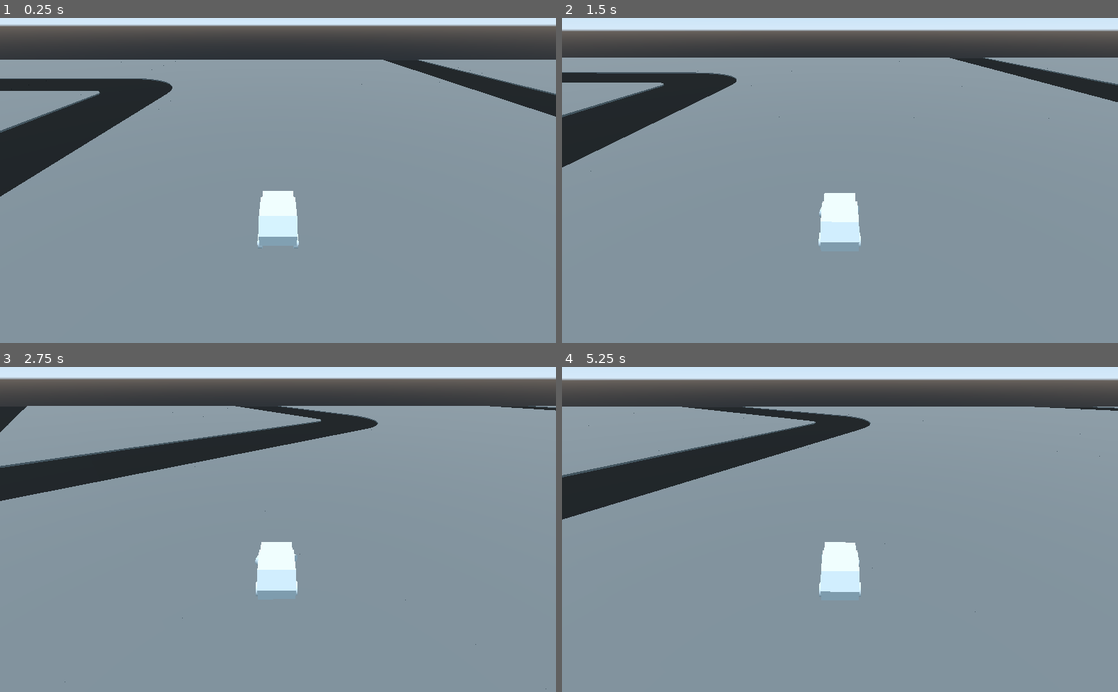
Above: before the commit, frames 1-4 (two rows, left to right).
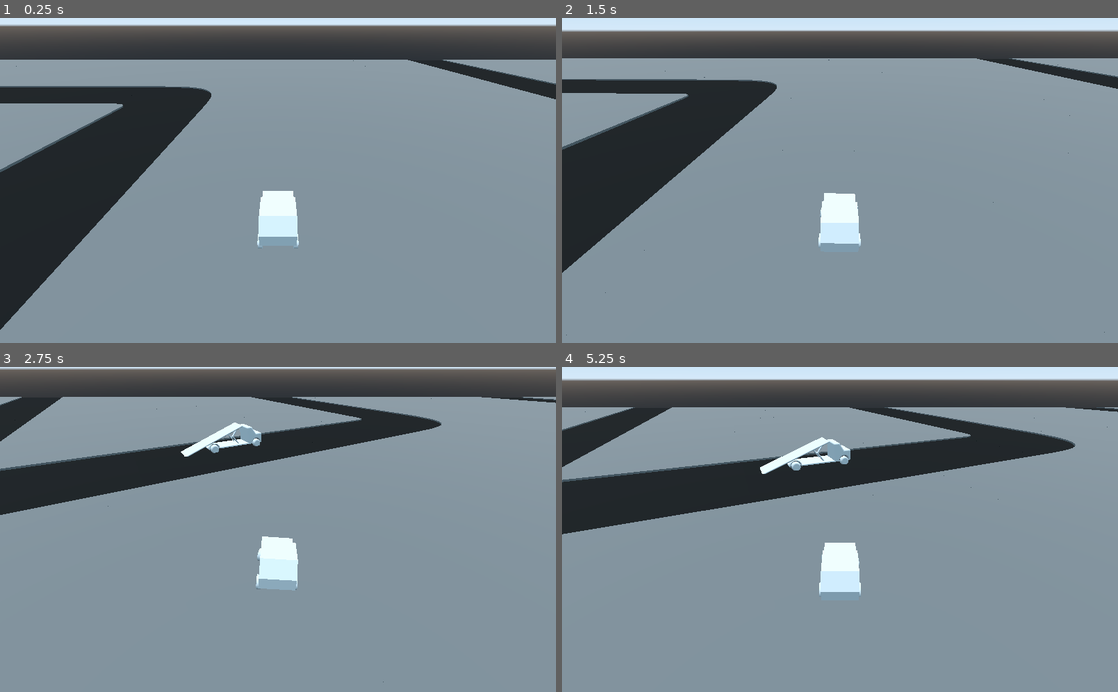
Above: after the commit, the same moments.

Repository: magnetenstad/tenstgamejam
Game: Godot game, scene res://Main.tscn
Same seed, same stepped clock (60 frames per second), same inputs: the game is played once before the commit and once after it.
Inputs:
- Up to frame 1 (0.25 s): no input
- Up to frame 2 (1.5 s): hold Right (ui_right) 0.53-1.28 s; hold Down (ui_down) from 1.28 s (still down)
- Up to frame 3 (2.75 s): release Down (ui_down) at 2.03 s; hold Right (ui_right) from 2.03 s (still down)
- Up to frame 4 (5.25 s): release Right (ui_right) at 2.78 s; hold Up (ui_up) 2.78-3.53 s; hold Left (ui_left) 3.53-5.03 s; hold Down (ui_down) from 5.03 s (still down)

The runs differ from the first frame. In frame 1, 15% of the frame differs, in the area x 0-100%, y 12-96%; in frame 2, 13%; in frame 3, 13%; in frame 4, 15%, in the area x 0-100%, y 3-76%.

Commit message:
Change road curve and add trailer

Diff:
--- a/Main.tscn
+++ b/Main.tscn
@@ -1,7 +1,8 @@
-[gd_scene load_steps=4 format=2]
+[gd_scene load_steps=5 format=2]
 
 [ext_resource path="res://Vehicle.tscn" type="PackedScene" id=1]
 [ext_resource path="res://Player.gd" type="Script" id=2]
+[ext_resource path="res://environment/Ramp_truck.tscn" type="PackedScene" id=3]
 [ext_resource path="res://Main.gd" type="Script" id=5]
 
 [node name="Main" type="Spatial"]
@@ -14,3 +15,6 @@
 [node name="Player" parent="." instance=ExtResource( 1 )]
 transform = Transform( 1, 0, 0, 0, 1, 0, 0, 0, 1, 0, 2.81208, 0 )
 script = ExtResource( 2 )
+
+[node name="Node" parent="." instance=ExtResource( 3 )]
+transform = Transform( 1, 0, 0, 0, 1, 0, 0, 0, 1, 22.0745, 0.415737, 0 )
--- a/Map.gd
+++ b/Map.gd
@@ -2,11 +2,11 @@
 
 class_name Map
 
-onready var mes0 = load("res://assets/Street_0.obj")
-onready var mes1 = load("res://assets/Street_1.obj")
-onready var mes2 = load("res://assets/Street_2.obj")
-onready var mes3 = load("res://assets/Street_3.obj")
-onready var mes4 = load("res://assets/Street_4.obj")
+onready var no_road = load("res://assets/No_road.obj")
+onready var straight = load("res://assets/Straight.obj")
+onready var turn = load("res://assets/Turn.obj")
+onready var t_intersection = load("res://assets/T_intersection.obj")
+onready var x_intersection = load("res://assets/X_intersection.obj")
 onready var mat0 = load("res://assets/materials/asphalt.tres")
 onready var mat1 = load("res://assets/materials/curb.tres")
 onready var road_map = load("res://assets/road_map.png")
@@ -17,27 +17,27 @@
 	0 : [0, 0],
 	1 : [0, 0],
 	2 : [0, 0],
-	3 : [2, 1],
+	3 : [2, 2],
 	4 : [0, 0],
 	5 : [1, 1],
-	6 : [2, 2],
-	7 : [3, 1],
+	6 : [2, 3],
+	7 : [3, 3],
 	8 : [0, 0],
-	9 : [2, 0],
+	9 : [2, 1],
 	10 : [1, 0],
-	11 : [3, 0],
-	12 : [2, 3],
-	13 : [3, 3],
-	14 : [3, 2],
+	11 : [3, 2],
+	12 : [2, 0],
+	13 : [3, 1],
+	14 : [3, 0],
 	15 : [4, 0]
 }
 
 onready var meshes = [
-	[mes0, [mat1]],
-	[mes1, [mat0, mat1]],
-	[mes2, [mat0, mat1]],
-	[mes3, [mat0, mat1]],
-	[mes4, [mat0, mat1]]
+	[no_road, [mat1]],
+	[straight, [mat0, mat1]],
+	[turn, [mat1, mat0]],
+	[t_intersection, [mat0, mat1]],
+	[x_intersection, [mat0, mat1]]
 ]
 
 
@@ -71,7 +71,6 @@
 			var r = type_and_orientation[1]
 			var phi = r * PI / 2
 			tile.transform.basis = tile.transform.basis.rotated(Vector3(0, 1, 0), phi)
-			tile.transform = tile.transform.translated(Vector3(- int(r == 2 or r == 1) * tile_size, 0, - int(r == 3 or r == 2) * tile_size))
 			add_child(tile)
 
 func _ready():
--- a/Player.gd
+++ b/Player.gd
@@ -3,10 +3,10 @@
 func _vehicle_process(delta):
 	._vehicle_process(delta)
 	if Input.is_action_pressed("ui_up"):
-		set_engine_force(200)
+		set_engine_force(500)
 	if Input.is_action_pressed("ui_down"):
-		set_engine_force(-200)
+		set_engine_force(-500)
 	if Input.is_action_pressed("ui_left"):
-		set_steering(min(PI/4, get_steering() + 0.01))
+		set_steering(min(PI/4, get_steering() + 0.005))
 	if Input.is_action_pressed("ui_right"):
-		set_steering(max(-PI/4, get_steering() - 0.01))
+		set_steering(max(-PI/4, get_steering() - 0.005))
--- /dev/null
+++ b/assets/asset_dimensions/parameters.csv
@@ -0,0 +1,5 @@
+tile_size,mm,7 mm
+tile_t,mm,1 mm
+curb_t,mm,0.25 mm
+road_w,mm,5 mm
+curb_w,mm,( tile_size - road_w ) / 2
--- /dev/null
+++ b/environment/Ramp_truck.tscn
@@ -0,0 +1,88 @@
+[gd_scene load_steps=15 format=2]
+
+[ext_resource path="res://assets/Truck.obj" type="ArrayMesh" id=1]
+
+[sub_resource type="ConvexPolygonShape" id=1]
+points = PoolVector3Array( 0.741008, 0.518165, -6.5604, 0.741008, 0.518165, -6.48331, 0.741008, 0.749478, -5.78966, 0.741008, 0.826507, -6.5604, 0.741008, 0.903626, -6.48331, 0.741008, 0.903626, -5.40395, 0.741008, 0.980745, -6.25202, 0.741008, 0.980745, -5.40395, 1.82057, 0.518165, -6.5604, 1.82057, 0.518165, -6.48331, 1.82057, 0.749478, -5.78966, 1.82057, 0.826507, -6.5604, 1.82057, 0.903626, -6.48331, 1.82057, 0.903626, -5.40395, 1.82057, 0.980745, -6.25202, 1.82057, 0.980745, -5.40395 )
+
+[sub_resource type="ConvexPolygonShape" id=2]
+points = PoolVector3Array( 0.427864, 0.991291, -5.39831, 0.432561, 0.441114, -4.63302, 0.432561, 0.518211, -6.56063, 0.432561, 0.826461, -4.94152, 0.432561, 0.903558, -6.48327, 0.432561, 0.980722, -6.25194, 0.437253, 0.297407, -4.66234, 0.446171, 0.317471, -6.33467, 0.509726, 0.286853, -6.4061, 0.509726, 0.595307, -4.7102, 0.509726, 0.903558, -5.09568, 0.58677, 0.286853, -4.63302, 0.663844, 0.286853, -6.25194, 0.663844, 0.286853, -4.78737, 0.663844, 0.595307, -4.86435, 0.740978, 0.518211, -6.56063, 0.740978, 0.903558, -6.48327, 0.740978, 0.980722, -6.25194, 0.745676, 0.991291, -5.39831 )
+
+[sub_resource type="ConvexPolygonShape" id=3]
+points = PoolVector3Array( 0.432561, -0.021662, -6.4064, 0.432561, -0.021662, -4.4788, 0.432561, 0.20962, -4.4788, 0.432561, 0.286755, -4.55597, 0.485813, 0.274921, -6.33244, 0.587026, 0.286755, -6.4064, 0.664055, 0.286755, -4.71013, 1.82044, -0.021662, -6.4064, 1.82044, -0.021662, -4.4788, 1.82044, 0.20962, -6.4064, 1.82044, 0.20962, -4.4788 )
+
+[sub_resource type="ConvexPolygonShape" id=4]
+points = PoolVector3Array( 1.78567, 0.993008, -5.39348, 1.82057, 0.518203, -6.56063, 1.82057, 0.518203, -6.48327, 1.82057, 0.749418, -5.78927, 1.82057, 0.903596, -6.48327, 1.82057, 0.98079, -6.25194, 2.36041, 0.441008, -4.7873, 2.43771, 0.441008, -6.32929, 2.43771, 0.518203, -4.70995, 2.51485, 0.595292, -4.70995, 2.51485, 0.826507, -4.94128, 2.89996, 0.595292, -4.70995, 2.89996, 0.903596, -5.09563, 2.97725, 0.518203, -6.56063, 2.97725, 0.518203, -4.70995, 2.97725, 0.826507, -5.01863, 2.97725, 0.903596, -6.48327, 2.97725, 0.98079, -5.40395, 3.05424, 0.595292, -6.56063, 3.05424, 0.826507, -6.56063, 3.05424, 0.98079, -6.17495, 3.05424, 0.98079, -5.48131, 3.28551, 0.441008, -5.86662, 3.28551, 0.441008, -5.09563, 3.28551, 0.518203, -5.09563, 3.28551, 0.595292, -5.24997, 3.36281, 0.518203, -5.71228, 3.36281, 0.518203, -5.32696 )
+
+[sub_resource type="ConvexPolygonShape" id=5]
+points = PoolVector3Array( 1.82057, -0.0217526, -6.4064, 1.82057, -0.0217526, -4.4788, 1.84439, 0.2, -4.50857, 1.87467, 0.187893, -6.33879, 2.36041, 0.440903, -6.25187, 2.36041, 0.440903, -4.71013, 2.43771, 0.440903, -4.63314, 2.66853, -0.63845, -5.71223, 2.66853, -0.63845, -5.24995, 2.66853, -0.561323, -5.86639, 2.66853, -0.561323, -5.0958, 2.87164, 0.321283, -6.31786, 2.92885, 0.373162, -4.73475, 2.94099, 0.390152, -6.24568, 2.97725, -0.0217526, -6.4064, 3.05424, -0.0217526, -4.4788, 3.05424, 0.209522, -4.4788, 3.20852, -0.561323, -5.0958, 3.27471, 0.242617, -5.06706, 3.27499, 0.379446, -5.81813, 3.2758, -0.235528, -5.06647, 3.27746, 0.175399, -5.95657, 3.27924, 0.382417, -5.20202, 3.28551, -0.561323, -5.86639 )
+
+[sub_resource type="ConvexPolygonShape" id=11]
+points = PoolVector3Array( -0.0301089, 1.98335, -2.47371, -0.0301089, 1.98335, -2.39653, -0.0301089, 2.29183, -2.47371, -0.0301089, 2.52289, -0.85436, -0.0301089, 2.90839, -0.700197, 0.047184, 2.36895, -2.39653, 0.047184, 2.60001, -0.623025, 0.047184, 2.75425, -1.31721, 0.047184, 2.90839, -0.85436, 0.047184, 2.90839, -0.623025, 0.35545, 1.90613, -1.62536, 0.432743, 1.90613, -2.01085, 2.59151, 1.90613, -2.01085, 2.59151, 1.90613, -1.62536, 2.97707, 1.98335, -2.47371, 2.97707, 2.36895, -2.39653, 2.97707, 2.60001, -0.623025, 2.97707, 2.75425, -1.31721, 2.97707, 2.90839, -0.85436, 2.97707, 2.90839, -0.623025, 3.05436, 2.06047, -2.24237, 3.05436, 2.29183, -2.47371, 3.05436, 2.60001, -0.700197, 3.05436, 2.83137, -0.931713 )
+
+[sub_resource type="ConvexPolygonShape" id=12]
+points = PoolVector3Array( -0.0301089, -0.021662, -4.47861, -0.0301089, -0.021662, -0.0832429, -0.0301089, 0.20962, -4.47861, -0.0301089, 0.20962, -0.0832429, 0.35545, 0.286755, -1.62567, 2.59151, 0.286755, -1.62567, 2.6688, 0.286755, -1.54908, 3.05436, -0.021662, -4.47861, 3.05436, -0.021662, -0.0832429, 3.05436, 0.20962, -4.47861, 3.05436, 0.20962, -0.0832429 )
+
+[sub_resource type="ConvexPolygonShape" id=13]
+points = PoolVector3Array( -0.0301089, -0.638556, -9.799, -0.0301089, -0.407085, -10.0307, -0.0301089, -0.330071, -9.95287, -0.0301089, 0.440925, -6.71552, -0.0301089, 0.518082, -7.56366, -0.0301089, 0.518082, -6.56063, -0.0301089, 0.826567, -6.56063, 0.047184, -0.638556, -9.72156, 0.047184, -0.484242, -9.25927, 0.047184, -0.175757, -9.56735, 0.047184, 0.286755, -7.10104, 0.047184, 0.672253, -7.1778, 0.047184, 0.826567, -6.71552, 0.136616, -0.593834, -9.92474, 2.88763, -0.593834, -9.92474, 2.97707, -0.638556, -9.72156, 2.97707, -0.484242, -9.25927, 2.97707, -0.407085, -10.0307, 2.97707, -0.330071, -9.95287, 2.97707, -0.175757, -9.56735, 2.97707, 0.286755, -7.10104, 2.97707, 0.440925, -6.71552, 2.97707, 0.672253, -7.1778, 2.97707, 0.826567, -6.71552, 3.05436, -0.638556, -9.87611, 3.05436, -0.330071, -9.87611, 3.05436, 0.518082, -6.56063, 3.05436, 0.826567, -6.56063 )
+
+[sub_resource type="ConvexPolygonShape" id=14]
+points = PoolVector3Array( 1.41068, 0.697527, 1.48125, 1.51213, -0.0215413, 2.15286, 1.52958, 1.5, 1.54565, 1.57386, 1.44834, 2.43305, 1.59577, 1.35262, 2.49315, 1.62194, 0.0333642, 2.41101, 1.62798, 0.103849, 2.47571, 2.66851, -0.638345, 1.5362, 2.66851, -0.638345, 1.76756, 2.66851, -0.561218, 1.9218, 2.90394, 0.107747, 2.47064, 2.91985, 1.4061, 2.41645, 2.93883, 1.44406, 1.57163, 2.97698, 1.36611, 2.53846, 2.99442, 1.3462, 1.58472, 3.05415, 1.36611, 2.46134, 3.2083, -0.638345, 1.76756, 3.2083, -0.484091, 1.99892, 3.21873, -0.553425, 1.57563, 3.25903, 0.509326, 1.59222, 3.28546, -0.561218, 1.84468, 3.28546, -0.329837, 2.07574, 3.29672, -0.418368, 1.5718, 3.36245, 0.209839, 1.99892, 3.36245, 0.364093, 1.9218, 3.36245, 0.517924, 1.69044 )
+
+[sub_resource type="ConvexPolygonShape" id=15]
+points = PoolVector3Array( -0.338556, -0.329837, 1.99892, -0.338556, -0.175584, 2.07574, -0.338556, 0.364093, 1.99892, -0.338556, 0.517924, 1.76756, -0.274442, -0.491776, 1.57092, -0.259451, 0.511348, 1.57904, -0.204367, -0.565787, 1.56989, -0.184212, -0.561218, 1.9218, -0.184212, -0.406964, 2.07574, 0.0135277, 1.37243, 1.5716, 0.0392206, 1.33069, 2.41372, 0.0783601, 1.45823, 1.56505, 0.0974212, 1.42009, 2.42195, 0.112361, 1.32238, 2.47803, 0.114859, 0.103849, 2.47571, 0.355631, -0.638345, 1.5362, 0.355631, -0.638345, 1.76756, 0.355631, -0.561218, 1.9218, 1.39625, 0.103849, 2.47571, 1.40229, 0.0333642, 2.41101, 1.42846, 1.35262, 2.49315, 1.45038, 1.44834, 2.43305, 1.49467, 1.5, 1.54565, 1.51213, -0.0215413, 2.15286, 1.6136, 0.697527, 1.48125 )
+
+[sub_resource type="ConvexPolygonShape" id=16]
+points = PoolVector3Array( 1.73273, 0.2, -0.0936576, 1.74346, -0.0214657, 0.841894, 1.74346, 2.3686, 0.99611, 1.76149, 0, -0.0648946, 1.78531, 2.4413, 0.835933, 1.79614, 2.42015, 0.0417715, 1.81002, 1.54353, 1.46955, 1.81307, 0.69558, 1.46649, 2.6686, -0.638556, 1.22751, 2.6686, -0.638556, 1.5361, 2.74578, 2.29154, 1.0733, 2.86742, 1.53587, 1.46009, 2.87427, 2.40581, 0.0484145, 2.92939, 1.59246, 1.3765, 2.93455, 2.36468, 0.830344, 2.99552, 2.26961, 0.760383, 3, 0.0827731, 0.00463535, 3.05422, 0.209711, -0.082926, 3.05422, 2.44566, 0.0711315, 3.15103, -0.500124, 1.18365, 3.24064, -0.541831, 1.48657, 3.3, -0.374021, 1.47361, 3.36249, -0.252952, 0.99611, 3.36249, 0.209711, 0.99611, 3.36249, 0.441197, 1.15033, 3.36249, 0.518256, 1.5361 )
+
+[sub_resource type="ConvexPolygonShape" id=17]
+points = PoolVector3Array( -0.338556, -0.175583, 0.919081, -0.338556, 0.132652, 0.919081, -0.338556, 0.441197, 1.0733, -0.338556, 0.518256, 1.5361, -0.281806, -0.479221, 1.49197, -0.264172, -0.453753, 1.26324, -0.214246, -0.56165, 1.49672, -0.184091, -0.561187, 1.0733, 0, 0.0177963, -0.0499456, 0.0223162, 2.33858, 0.117813, 0.0288048, 1.40286, 1.47128, 0.0376686, 2.30706, 0.831264, 0.0840709, 2.43406, 0.108021, 0.0892017, 2.34927, 0.0410634, 0.0969084, 2.40308, 0.833145, 0.113665, 1.53092, 1.45398, 0.162846, 2.41795, 0.0427915, 0.278489, 2.29154, 1.0733, 0.355721, -0.638556, 1.22751, 0.355721, -0.638556, 1.5361, 1.65375, 0.69558, 1.46649, 1.65768, 1.54353, 1.46955, 1.67552, 2.42015, 0.0417715, 1.68944, 2.4413, 0.835933, 1.72007, 0, -0.0648946, 1.74326, -0.0214657, 0.841894, 1.74326, 2.3686, 0.99611, 1.75706, 0.2, -0.0936576 )
+
+[sub_resource type="ConvexPolygonShape" id=18]
+points = PoolVector3Array( -0.0301089, 0.980919, -6.02062, -0.0301089, 0.980919, -5.24972, -0.0301089, 1.28937, -5.40333, -0.0301089, 1.75178, -3.01365, -0.0301089, 1.98311, -2.47371, -0.0301089, 2.29169, -2.47371, 0.047184, 0.980919, -6.09796, 0.047184, 0.980919, -5.17238, 0.047184, 1.05803, -6.09796, 0.047184, 1.13514, -4.70977, 0.047184, 1.59781, -3.39928, 0.047184, 1.906, -2.55104, 0.047184, 2.29169, -2.62803, 2.97707, 0.980919, -6.09796, 2.97707, 0.980919, -5.17238, 2.97707, 1.05803, -6.09796, 2.97707, 1.13514, -4.70977, 2.97707, 1.59781, -3.39928, 2.97707, 1.906, -2.55104, 2.97707, 2.29169, -2.62803, 2.97707, 2.29169, -2.47371, 3.05436, 0.980919, -5.24972, 3.05436, 1.05803, -5.94364, 3.05436, 1.98311, -2.47371, 3.05436, 2.21445, -2.70572 )
+
+[node name="Node" type="StaticBody"]
+transform = Transform( 1, 0, 0, 0, 1, 0, 0, 0, 1, 0, 0.611974, 0 )
+
+[node name="MeshInstance" type="MeshInstance" parent="."]
+mesh = ExtResource( 1 )
+material/0 = null
+
+[node name="CollisionShape18" type="CollisionShape" parent="."]
+shape = SubResource( 1 )
+
+[node name="CollisionShape17" type="CollisionShape" parent="."]
+shape = SubResource( 2 )
+
+[node name="CollisionShape16" type="CollisionShape" parent="."]
+shape = SubResource( 3 )
+
+[node name="CollisionShape15" type="CollisionShape" parent="."]
+shape = SubResource( 4 )
+
+[node name="CollisionShape14" type="CollisionShape" parent="."]
+shape = SubResource( 5 )
+
+[node name="CollisionShape8" type="CollisionShape" parent="."]
+shape = SubResource( 11 )
+
+[node name="CollisionShape7" type="CollisionShape" parent="."]
+shape = SubResource( 12 )
+
+[node name="CollisionShape6" type="CollisionShape" parent="."]
+shape = SubResource( 13 )
+
+[node name="CollisionShape5" type="CollisionShape" parent="."]
+shape = SubResource( 14 )
+
+[node name="CollisionShape4" type="CollisionShape" parent="."]
+shape = SubResource( 15 )
+
+[node name="CollisionShape3" type="CollisionShape" parent="."]
+shape = SubResource( 16 )
+
+[node name="CollisionShape2" type="CollisionShape" parent="."]
+shape = SubResource( 17 )
+
+[node name="CollisionShape" type="CollisionShape" parent="."]
+shape = SubResource( 18 )
Not shown, changed: .mono/metadata/ide_messaging_meta.txt
Not shown, added: assets/No_road.obj
Not shown, added: assets/No_road.obj.import
Not shown, added: assets/Straight.obj
Not shown, added: assets/Straight.obj.import
Not shown, added: assets/T_intersection.obj
Not shown, added: assets/T_intersection.obj.import
Not shown, added: assets/Truck.obj
Not shown, added: assets/Truck.obj.import
Not shown, added: assets/Turn.obj
Not shown, added: assets/Turn.obj.import
Not shown, added: assets/X_intersection.obj
(and 4 more such lines)
